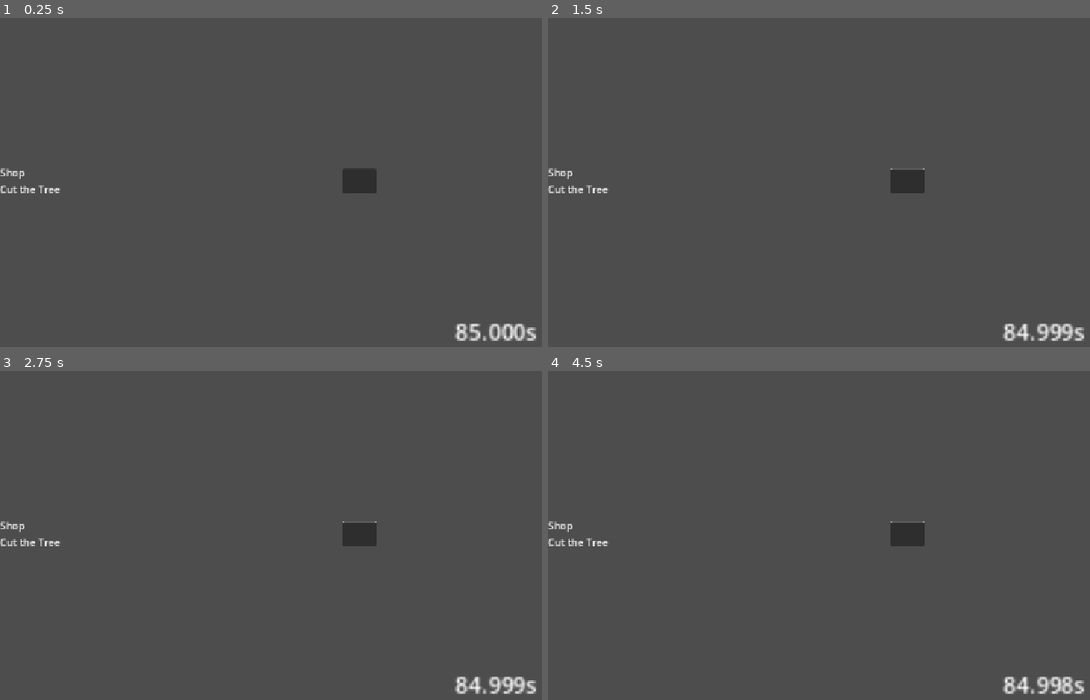
Above: before the commit, frames 1-4 (two rows, left to right).
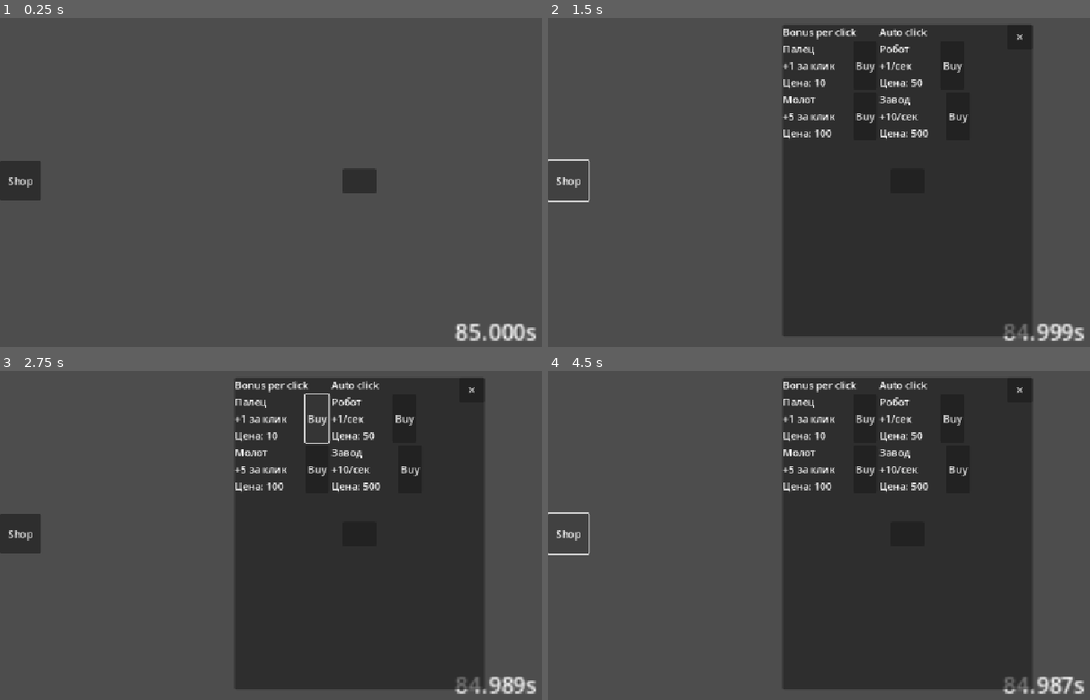
Above: after the commit, the same moments.

Repository: KvoERR/count-down-game
Game: Godot game, scene res://main.tscn
The game is run twice, just before and just after one commit, with the same random seed, the same clock (stepped at 60 frames per second) and the same inputs.
Inputs (mouse positions are in pixels of both pictures, inside the frame that each line leads up to):
- Up to frame 1 (0.25 s): no input
- Up to frame 2 (1.5 s): click (905, 179) at 0.5 s; click (569, 179) at 1.25 s, where only the run after the commit has a clickable "Shop"
- Up to frame 3 (2.75 s): click (319, 417) at 2 s, where only the run after the commit has a clickable "Buy"
- Up to frame 4 (4.5 s): click (1019, 390) at 2.75 s, where only the run after the commit has a clickable "✕"; click (905, 532) at 3.5 s; click (569, 532) at 4.25 s, where only the run after the commit has a clickable "Shop"

The runs differ from the first frame. In frame 1, 0.9% of the frame differs, in the area x 0-12%, y 43-56%; in frame 2, 43%; in frame 3, 43%; in frame 4, 43%, in the area x 0-97%, y 2-99%.

Commit message:
Магазин v0.1

Diff:
--- a/main.gd
+++ b/main.gd
@@ -1,33 +1,127 @@
 extends Control
+
+const UpgradeScene = preload("res://scenes/upgrade_item.tscn")
 
 var clicks = 85000
 var click_power = 1
-var addition_time = 1  # Сколько прибавляется каждую секунду
-var auto_clicks = 0    # Не используется пока
+var addition_time = 1
+var auto_clicks = 0
+
+var upgrades = [
+	{
+		"type": "click",
+		"name": "Палец",
+		"desc": "+1 за клик",
+		"price": 10,
+		"value": 1
+	},
+	{
+		"type": "click",
+		"name": "Молот",
+		"desc": "+5 за клик",
+		"price": 100,
+		"value": 5
+	},
+	{
+		"type": "auto",
+		"name": "Робот",
+		"desc": "+1/сек",
+		"price": 50,
+		"value": 1
+	},
+	{
+		"type": "auto",
+		"name": "Завод",
+		"desc": "+10/сек",
+		"price": 500,
+		"value": 10
+	}
+]
 
 @onready var counter = $CounterLabel
 @onready var timer = $Timer
+
+# Пути должны соответствовать main.tscn
+@onready var click_list = $ShopPanel/Content/Columns/ClickColumn/ClickList
+@onready var auto_list = $ShopPanel/Content/Columns/AutoColumn/Autolist
 
 func _ready():
 	timer.wait_time = 10.0
 	timer.timeout.connect(_on_timer_timeout)
 	timer.start()
 
+	fill_shop()
+	update_ui()
 	update_counter()
+
 
 func _on_click_button_pressed():
 	clicks -= click_power
-	update_counter()
-
-func _on_timer_timeout():
-	clicks += timer.wait_time
 
 	if clicks < 0:
 		clicks = 0
 
+	update_ui()
 	update_counter()
+
+
+func _on_timer_timeout():
+	clicks += addition_time
+
+	if clicks < 0:
+		clicks = 0
+
+	update_ui()
+	update_counter()
+
 
 func update_counter():
 	var seconds = clicks / 1000
 	var milliseconds = clicks % 1000
 	counter.text = str(seconds) + "." + str(milliseconds).pad_zeros(3) + "s"
+
+
+func update_ui():
+	update_counter()
+
+
+func fill_shop():
+	for upgrade in upgrades:
+		var item = UpgradeScene.instantiate()
+
+		item.setup(upgrade)
+		item.buy_pressed.connect(_on_upgrade_buy)
+
+		if upgrade.type == "click":
+			click_list.add_child(item)
+		else:
+			auto_list.add_child(item)
+
+
+func _on_auto_click_timer_timeout():
+	clicks += auto_clicks
+	update_ui()
+
+
+func _on_shop_button_pressed():
+	$ShopPanel.visible = true
+
+
+func _on_close_button_pressed():
+	$ShopPanel.visible = false
+
+
+func _on_upgrade_buy(data):
+	print("Куплено:", data.name)
+
+	if clicks < data.price:
+		return
+
+	clicks -= data.price
+
+	if data.type == "click":
+		click_power += data.value
+	else:
+		auto_clicks += data.value
+
+	update_ui()
--- a/main.tscn
+++ b/main.tscn
@@ -44,25 +44,73 @@
 [node name="AutoClickTimer" type="Timer" parent="."]
 autostart = true
 
-[node name="Shop" type="VBoxContainer" parent="."]
+[node name="ShopButton" type="Button" parent="."]
 layout_mode = 1
 anchors_preset = 4
 anchor_top = 0.5
 anchor_bottom = 0.5
+offset_top = -32.0
+offset_right = 65.0
+offset_bottom = 32.0
+grow_vertical = 2
+text = "Shop"
+
+[node name="ShopPanel" type="Panel" parent="."]
+visible = false
+layout_mode = 1
+anchors_preset = 8
+anchor_left = 0.5
+anchor_top = 0.5
+anchor_right = 0.5
+anchor_bottom = 0.5
+offset_left = -200.0
+offset_top = -250.0
+offset_right = 200.0
+offset_bottom = 250.0
+grow_horizontal = 2
 grow_vertical = 2
 
-[node name="Label" type="Label" parent="Shop"]
-layout_mode = 2
-text = "Shop"
+[node name="Content" type="VBoxContainer" parent="ShopPanel"]
+layout_mode = 1
+offset_right = 197.0
+offset_bottom = 40.0
 
-[node name="FingerUpgrade" type="VBoxContainer" parent="Shop"]
+[node name="Columns" type="HBoxContainer" parent="ShopPanel/Content"]
 layout_mode = 2
 
-[node name="Label" type="Label" parent="Shop/FingerUpgrade"]
+[node name="ClickColumn" type="VBoxContainer" parent="ShopPanel/Content/Columns"]
 layout_mode = 2
-text = "Cut the Tree"
+
+[node name="Label" type="Label" parent="ShopPanel/Content/Columns/ClickColumn"]
+layout_mode = 2
+text = "Bonus per click"
+
+[node name="ClickList" type="VBoxContainer" parent="ShopPanel/Content/Columns/ClickColumn"]
+layout_mode = 2
+
+[node name="AutoColumn" type="VBoxContainer" parent="ShopPanel/Content/Columns"]
+layout_mode = 2
+
+[node name="Label" type="Label" parent="ShopPanel/Content/Columns/AutoColumn"]
+layout_mode = 2
+text = "Auto click"
+
+[node name="Autolist" type="VBoxContainer" parent="ShopPanel/Content/Columns/AutoColumn"]
+layout_mode = 2
+
+[node name="CloseButton" type="Button" parent="ShopPanel"]
+layout_mode = 1
+anchors_preset = 1
+anchor_left = 1.0
+anchor_right = 1.0
+offset_left = -40.0
+offset_bottom = 40.0
+grow_horizontal = 0
+text = "✕"
 
 [node name="Timer" type="Timer" parent="."]
 
 [connection signal="pressed" from="ClickButton" to="." method="_on_click_button_pressed"]
 [connection signal="timeout" from="AutoClickTimer" to="." method="_on_auto_click_timer_timeout"]
+[connection signal="pressed" from="ShopButton" to="." method="_on_shop_button_pressed"]
+[connection signal="pressed" from="ShopPanel/CloseButton" to="." method="_on_close_button_pressed"]
--- /dev/null
+++ b/scenes/upgrade_item.gd
@@ -0,0 +1,23 @@
+extends HBoxContainer
+
+signal buy_pressed(data)
+
+@onready var name_label = $Info/Name
+@onready var desc_label = $Info/Description
+@onready var price_label = $Info/Price
+@onready var buy_button = $BuyButton
+
+var data = {}
+
+func setup(upgrade_data):
+	data = upgrade_data
+
+	$Info/Name.text = data.name
+	$Info/Description.text = data.desc
+	$Info/Price.text = "Цена: " + str(data.price)
+
+func _ready():
+	buy_button.pressed.connect(_on_buy_pressed)
+
+func _on_buy_pressed():
+	buy_pressed.emit(data)
--- /dev/null
+++ b/scenes/upgrade_item.tscn
@@ -0,0 +1,28 @@
+[gd_scene format=3 uid="uid://duw6gmx8yjg6t"]
+
+[ext_resource type="Script" uid="uid://dhsumpgtj8l7t" path="res://scenes/upgrade_item.gd" id="1_5bs5i"]
+
+[node name="UpgradeItem" type="HBoxContainer" unique_id=1503403409]
+offset_right = 40.0
+offset_bottom = 40.0
+theme_override_constants/separation = 30
+script = ExtResource("1_5bs5i")
+
+[node name="Info" type="VBoxContainer" parent="." unique_id=675859045]
+layout_mode = 2
+
+[node name="Name" type="Label" parent="Info" unique_id=372746890]
+layout_mode = 2
+text = "Cut the tree"
+
+[node name="Description" type="Label" parent="Info" unique_id=1076726740]
+layout_mode = 2
+text = "+1 per click"
+
+[node name="Price" type="Label" parent="Info" unique_id=307817758]
+layout_mode = 2
+text = "Cost: 10"
+
+[node name="BuyButton" type="Button" parent="." unique_id=1391862732]
+layout_mode = 2
+text = "Buy"
Not shown, added: scenes/upgrade_item.gd.uid
